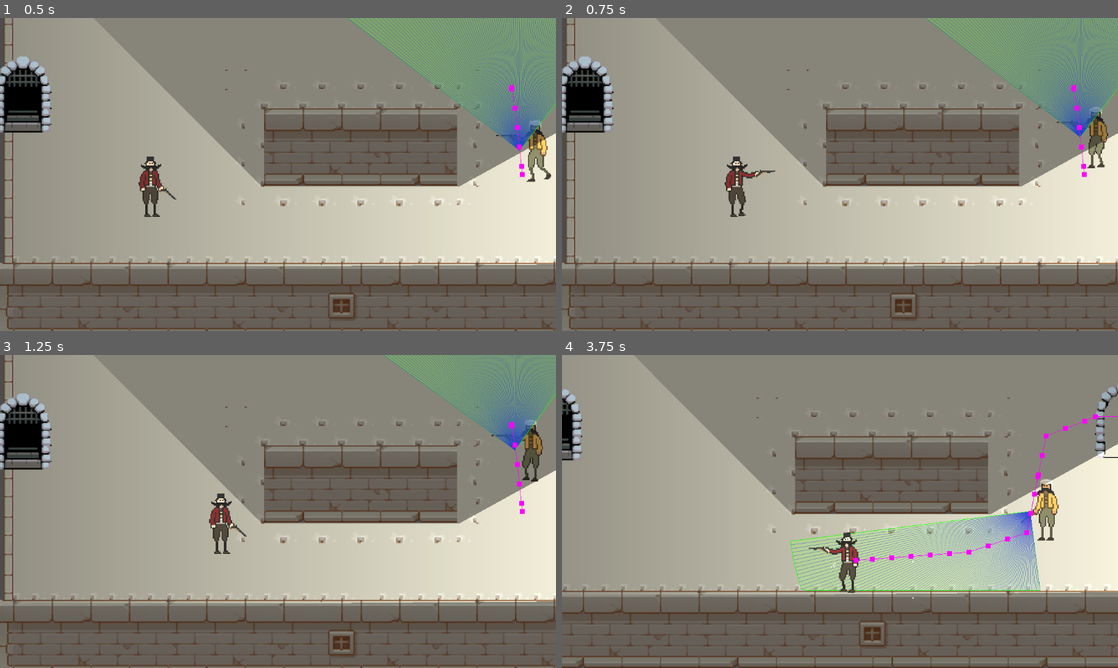
Above: before the commit, frames 1-4 (two rows, left to right).
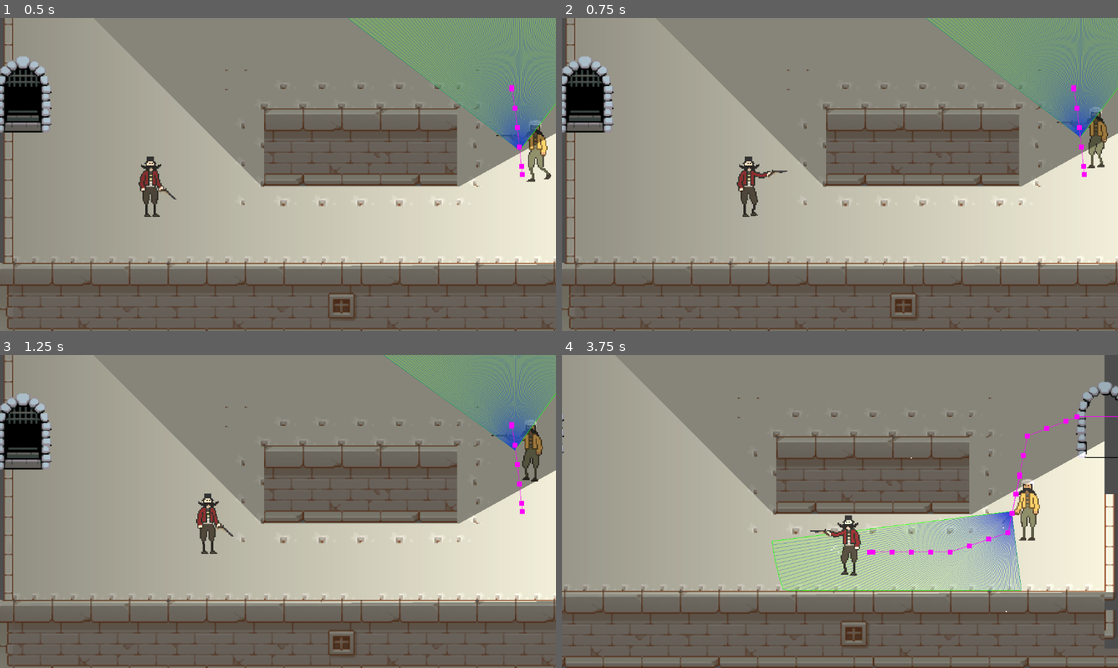
Above: after the commit, the same moments.

Repository: Vikara-Industries/HajdukUprising
Game: Godot game, scene res://scenes/test_level.tscn
Same seed, same stepped clock (60 frames per second), same inputs: the game is played once before the commit and once after it. Sound files missing from this copy of the repository are replaced by a short silence.
Inputs (mouse positions are in pixels of both pictures, inside the frame that each line leads up to):
- Up to frame 1 (0.5 s): no input
- Up to frame 2 (0.75 s): tap Enter at 0.5 s; move the mouse to (962, 158) at 0.52 s; hold D (Right) from 0.53 s (still down); hold Shift (Run, bound only after the commit) from 0.53 s (still down)
- Up to frame 3 (1.25 s): keep holding D (Right); keep holding Shift (Run, bound only after the commit)
- Up to frame 4 (3.75 s): move the mouse to (728, 527) at 1.27 s; release D (Right) at 1.28 s; release Shift (Run, bound only after the commit) at 1.28 s; hold S (Down) 1.28-2.03 s; right-click (728, 527) at 1.35 s; tap Shift (Run, bound only after the commit) at 1.55, 3.05 s; tap Space (Shoot) at 2, 2.85 s; move the mouse to (895, 442) at 2.02 s; hold D (Right) 2.03-2.78 s; hold Shift (Run, bound only after the commit) 2.03-2.78 s; tap E (Interact) at 2.1 s; move the mouse to (812, 574) at 2.77 s; hold W (Up) 2.78-3.53 s; move the mouse to (1006, 558) at 3.52 s; hold A (Left) from 3.53 s (still down); hold Shift (Run, bound only after the commit) from 3.53 s (still down)

Frame 1 is identical in both runs. In frame 2, 0.8% of the frame differs, in the area x 29-41%, y 44-64%; in frame 3, 0.8%; in frame 4, 16%, in the area x 0-100%, y 0-100%.

Commit message:
Running not working propperly

Diff:
--- a/project.godot
+++ b/project.godot
@@ -56,6 +56,11 @@
 "events": [Object(InputEventKey,"resource_local_to_scene":false,"resource_name":"","device":-1,"window_id":0,"alt_pressed":false,"shift_pressed":false,"ctrl_pressed":false,"meta_pressed":false,"pressed":false,"keycode":0,"physical_keycode":87,"key_label":0,"unicode":119,"echo":false,"script":null)
 ]
 }
+Run={
+"deadzone": 0.5,
+"events": [Object(InputEventKey,"resource_local_to_scene":false,"resource_name":"","device":-1,"window_id":0,"alt_pressed":false,"shift_pressed":false,"ctrl_pressed":false,"meta_pressed":false,"pressed":false,"keycode":0,"physical_keycode":4194325,"key_label":0,"unicode":0,"echo":false,"script":null)
+]
+}
 
 [rendering]
 
--- a/scenes/AI.gd
+++ b/scenes/AI.gd
@@ -4,10 +4,11 @@
 @onready var AimTimer := $AimTimer as Timer
 var patrolPath :PatrolPath
 
-
 var seesPlayer = false
 var doneAiming = false
 var distracted = false
+signal _distracted
+signal _spotted_player
 
 var targetDesination
 
@@ -39,8 +40,9 @@
 
 
 func _playerEnteredVision():
-	if not get_parent().player.isInShadow:
+	if not get_parent().player.isInShadow or get_parent().player.velocity.length() >3:
 		seesPlayer = true
+		emit_signal("_spotted_player")
 	AimTimer.start()
 
 func _playerExitedVision():
@@ -53,6 +55,7 @@
 func hearNoise(posNoise):
 	distracted = true
 	setTarget(posNoise)
+	emit_signal("_distracted")
 
 func setTarget(posTarget :Vector2):
 	get_parent().setTarget(posTarget)
--- a/scenes/Enemy.tscn
+++ b/scenes/Enemy.tscn
@@ -26,6 +26,9 @@
 [ext_resource type="PackedScene" uid="uid://kf8tqdlm8c5t" path="res://addons/vision_cone_2d/vision_cone_2d_template.tscn" id="23_bckbi"]
 [ext_resource type="Script" path="res://scenes/AI.gd" id="24_lsath"]
 [ext_resource type="Script" path="res://scenes/Movement.gd" id="26_27cff"]
+[ext_resource type="Script" path="res://scenes/Sound.gd" id="27_0gcq4"]
+[ext_resource type="AudioStream" uid="uid://thp15mbjil0h" path="res://sounds/glee-tank-105713.mp3" id="27_qp42d"]
+[ext_resource type="AudioStream" uid="uid://oecknav0hlax" path="res://sounds/enemy-boat-spotted-low-105571.mp3" id="29_jwah0"]
 
 [sub_resource type="SpriteFrames" id="SpriteFrames_jca07"]
 animations = [{
@@ -168,8 +171,20 @@
 [node name="Movement" type="Node" parent="."]
 script = ExtResource("26_27cff")
 
+[node name="Sound" type="Node2D" parent="."]
+script = ExtResource("27_0gcq4")
+
+[node name="distracted" type="AudioStreamPlayer2D" parent="Sound"]
+stream = ExtResource("27_qp42d")
+volume_db = -2.552
+
+[node name="spotted" type="AudioStreamPlayer2D" parent="Sound"]
+stream = ExtResource("29_jwah0")
+
 [connection signal="timeout" from="DeathTimer" to="." method="_on_death_timer_timeout"]
 [connection signal="target_reached" from="NavigationAgent2D" to="AI" method="_on_target_reached"]
 [connection signal="bodyEntered" from="Vision/VisionCone2D" to="AI" method="_playerEnteredVision"]
 [connection signal="bodyExited" from="Vision/VisionCone2D" to="AI" method="_playerExitedVision"]
+[connection signal="_distracted" from="AI" to="Sound" method="_on_ai__distracted"]
+[connection signal="_spotted_player" from="AI" to="Sound" method="_on_ai__spotted_player"]
 [connection signal="timeout" from="AI/AimTimer" to="AI" method="_on_aim_timer_timeout"]
--- /dev/null
+++ b/scenes/Sound.gd
@@ -0,0 +1,13 @@
+extends Node2D
+
+
+@onready var distracted := $distracted as AudioStreamPlayer2D
+@onready var spotted := $spotted as AudioStreamPlayer2D
+
+
+func _on_ai__distracted():
+	distracted.play()
+
+
+func _on_ai__spotted_player():
+	spotted.play()
--- a/scenes/gun.tscn
+++ b/scenes/gun.tscn
@@ -36,5 +36,7 @@
 
 [node name="sound" type="AudioStreamPlayer2D" parent="."]
 stream = ExtResource("2_8ugcd")
+volume_db = -4.787
+panning_strength = 2.03
 
 [connection signal="timeout" from="Timer" to="." method="_on_timer_timeout"]
--- a/scenes/player.tscn
+++ b/scenes/player.tscn
@@ -34,6 +34,8 @@
 [ext_resource type="PackedScene" uid="uid://dtu4ayjg1u5f4" path="res://scenes/gun.tscn" id="31_npy5m"]
 [ext_resource type="Texture2D" uid="uid://d3qhtgf37j60o" path="res://sprites/interactables/prompt.png" id="32_1pxfi"]
 [ext_resource type="Script" path="res://scenes/Playersprite.gd" id="32_75s14"]
+[ext_resource type="Script" path="res://scenes/playerSound.gd" id="35_tnfst"]
+[ext_resource type="AudioStream" uid="uid://56dqskisgicn" path="res://sounds/footsteps-boots-101657.mp3" id="36_gn5b1"]
 
 [sub_resource type="SpriteFrames" id="SpriteFrames_0ty7n"]
 animations = [{
@@ -198,5 +200,13 @@
 [node name="AudioListener2D" type="AudioListener2D" parent="."]
 current = true
 
+[node name="sound" type="Node2D" parent="."]
+script = ExtResource("35_tnfst")
+
+[node name="running" type="AudioStreamPlayer2D" parent="sound"]
+stream = ExtResource("36_gn5b1")
+
+[connection signal="_running" from="." to="sound" method="_on_player__running"]
 [connection signal="animation_finished" from="sprite" to="." method="_on_sprite_animation_finished"]
 [connection signal="timeout" from="DeathTimer" to="." method="_on_death_timer_timeout"]
+[connection signal="finished" from="sound/running" to="sound" method="_on_running_finished"]
--- /dev/null
+++ b/scenes/playerSound.gd
@@ -0,0 +1,14 @@
+extends Node2D
+
+
+@onready var running := $running as AudioStreamPlayer2D
+
+
+
+func _on_player__running():
+	running.play()
+
+
+func _on_running_finished():
+	if get_parent().velocity.length() >= 150:
+		running.play()
--- a/scenes/test_level.tscn
+++ b/scenes/test_level.tscn
@@ -75,7 +75,6 @@
 collision_layer = 1
 collision_mask = 1
 motion_mode = 1
-SPEED = 100.0
 
 [node name="Door" parent="Room1" instance=ExtResource("4_uqsxf")]
 position = Vector2(515, -116)
--- a/scripts/player.gd
+++ b/scripts/player.gd
@@ -1,7 +1,7 @@
 extends CharacterBody2D
 
 
-@export var SPEED = 300.0
+@export var SPEED = 100.0
 
 
 
@@ -19,9 +19,11 @@
 var aiming = false
 var dead = false
 var shooting = false
-
+var running = false
+var running_mod = 1.5
+var running_velocity = SPEED * running_mod
 signal interact_pressed
-
+signal _running
 
 func try_interact():
 	if(interactIndicator.visible):
@@ -46,11 +48,13 @@
 	if not dead:
 		var directionX = Input.get_axis("Left", "Right")
 		var directionY = Input.get_axis("Up","Down")
+		var running = Input.is_action_pressed("Run")
 
 		if directionX or directionY:
 
-			velocity.y = directionY * SPEED
-			velocity.x = directionX * SPEED
+			velocity = Vector2(directionX, directionY) * SPEED
+			if running:
+				velocity = Vector2(directionX, directionY) * SPEED *running_mod
 
 		else:
 			velocity.x = move_toward(velocity.x, 0, SPEED)
@@ -104,7 +108,9 @@
 
 func _on_death_timer_timeout():
 	dead = false
-
+func _unhandled_key_input(event):
+	if event.is_action_pressed("Run"):
+		emit_signal("_running")
 
 func _on_sprite_animation_finished():
 	if shooting:
Not shown: 1 places in scenes/Enemy.tscn that only renumber resources
Not shown: 1 places in scenes/player.tscn that only renumber resources
Not shown, added: sounds/enemy-boat-spotted-low-105571.mp3.import
Not shown, added: sounds/footsteps-boots-101657.mp3.import
Not shown, added: sounds/glee-tank-105713.mp3.import
Not shown, added: sounds/enemy-boat-spotted-low-105571.mp3
Not shown, added: sounds/footsteps-boots-101657.mp3
Not shown, added: sounds/glee-tank-105713.mp3
